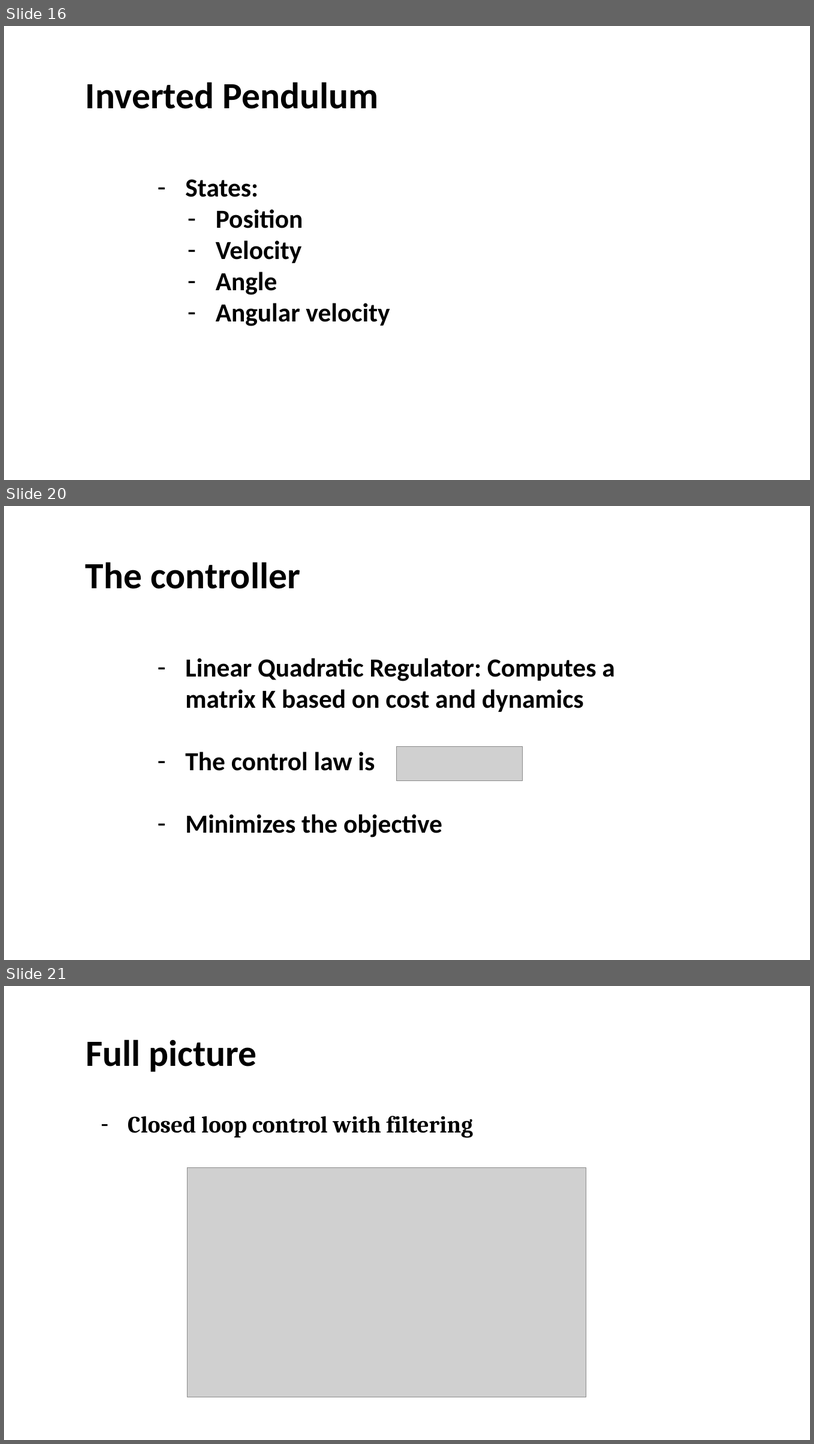
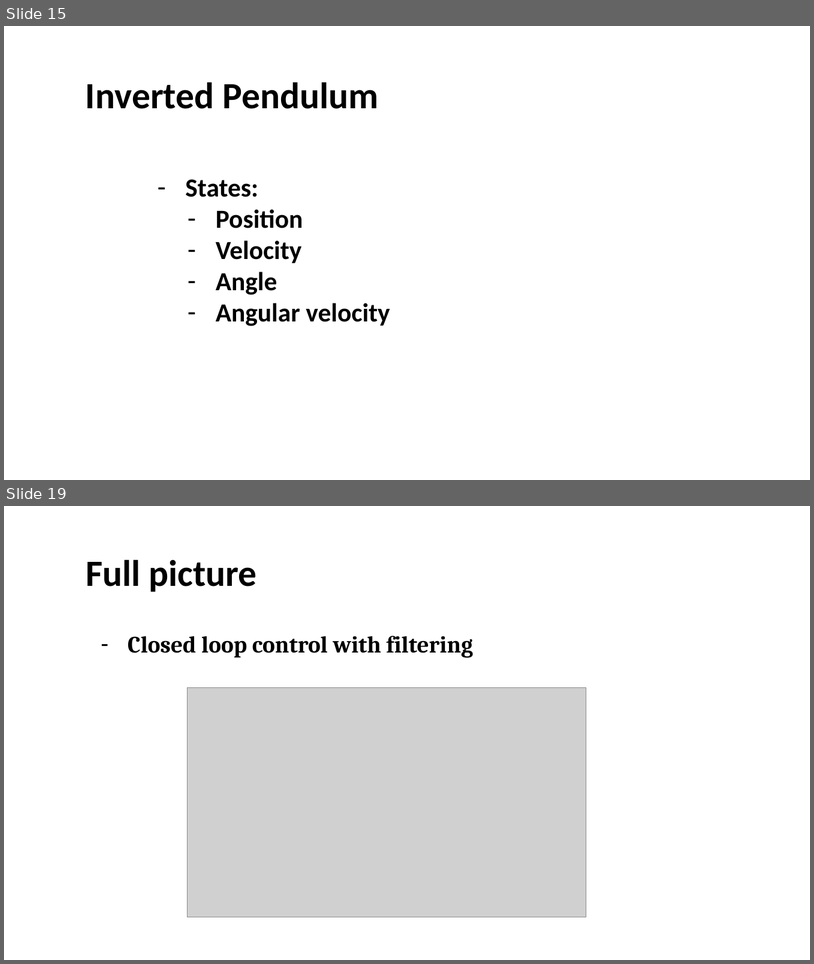
Before and after one commit to UOMDSS/workshops-2022-2023, a slide deck: semester-1/Week-4-Kalman-Filtering-Inverted-Pendulum/state space models and filtering.pptx. Shown one above the other, each under a label of ours: slides 16, 20 and 21 before the commit, slides 15 and 19 after it; the slides between them are not shown. The pictures are 814x1444 and 814x964 pixels, drawn with LibreOffice and Linux fonts; fonts in the diff are those of the drawing; grey boxes stand for pictures; background and template pictures are left out. Boxes give left, top, right and bottom in pixels: in the first picture for what was removed or moved away, otherwise in the second. Text is boxed around its words. In the diff, an @@ line names an element or a change of style, - is before the commit and + after.

```diff
--- a/semester-1/Week-4-Kalman-Filtering-Inverted-Pendulum/state space models and filtering.pptx
+++ b/semester-1/Week-4-Kalman-Filtering-Inverted-Pendulum/state space models and filtering.pptx
@@ slide 20 removed at [4,506,810,960], background #FFFFFF @@
@@ title removed at [86,562,300,589] @@
-The controller
@@ text removed at [185,658,615,837] @@
-– Linear Quadratic Regulator: Computes a matrix K based on cost and dynamics
-– The control law is
-– Minimizes the objective
@@ picture removed at [396,746,522,781] @@
@@ what was slide 16 is now slide 15 @@
@@ what was slide 21 is now slide 19 @@
```
Also in this commit, not shown: 9 slides changed, 1 slide added, 2 other slides removed, 1 other file.
